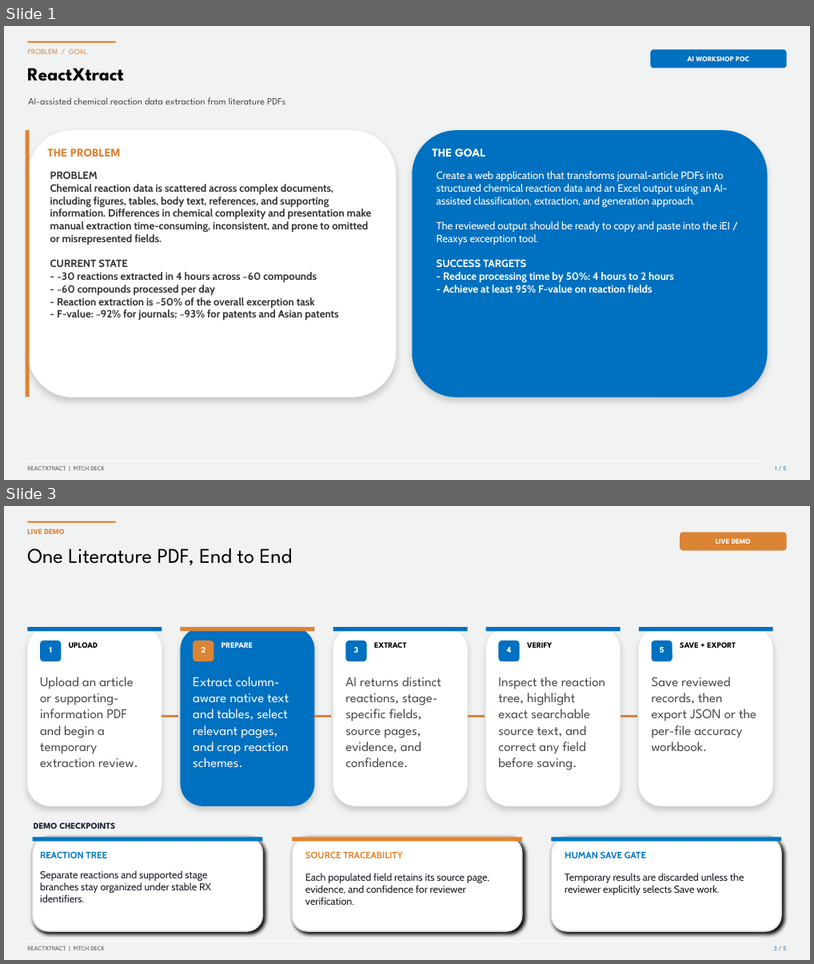
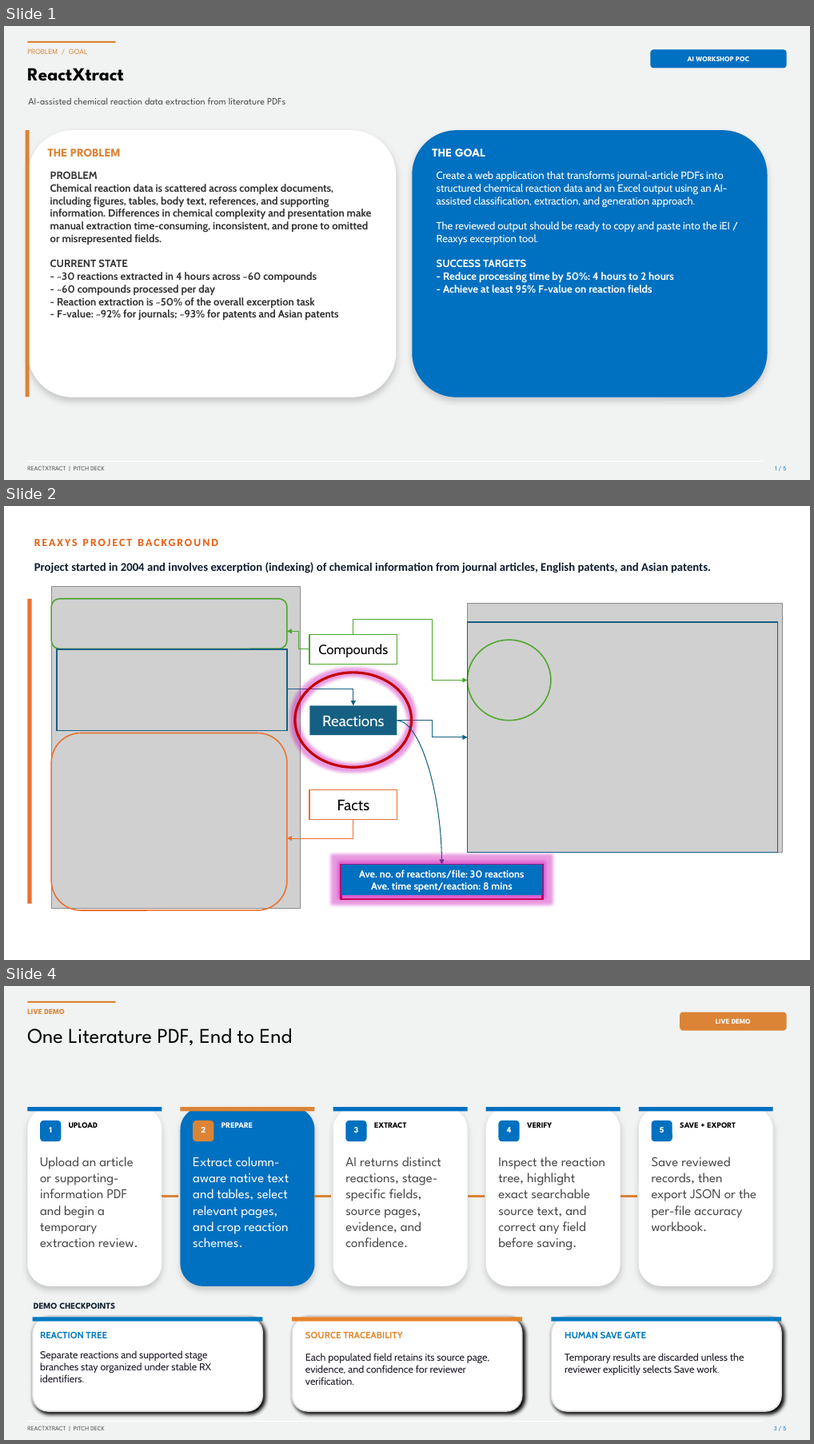
Before and after one commit to inno-mxrvs/ReactXtract, a slide deck: ReactXtract_Pitch_Deck.pptx. Shown one above the other, each under a label of ours: slides 1 and 3 before the commit, slides 1, 2 and 4 after it; the slides between them are not shown. The pictures are 814x964 and 814x1444 pixels, drawn with LibreOffice and Linux fonts; fonts in the diff are those of the drawing; grey boxes stand for pictures. Boxes give left, top, right and bottom in pixels: in the first picture for what was removed or moved away, otherwise in the second. Text is boxed around its words. In the diff, an @@ line names an element or a change of style, - is before the commit and + after.

```diff
--- a/ReactXtract_Pitch_Deck.pptx
+++ b/ReactXtract_Pitch_Deck.pptx
@@ slide 2 added at (4,506,810,960), background #FFFFFF @@
@@ text added at (34,562,69,573), 13 pt, text #EA580C, bold @@
+REAXYS PROJECT BACKGROUND
@@ text added at (71,562,711,573), 14 pt, text #0F1B2D, bold @@
+Project started in 2004 and involves excerption (indexing) of chemical information from journal articles, English patents, and Asian patents.
@@ rectangle added at (27,599,32,904), fill #E97132 @@
@@ picture added at (51,587,301,908) @@
@@ rounded rectangle added at (51,599,287,648), outline #4EA72E 1.5 pt @@
@@ elbow arrow added from (354, 634) to (468, 680), #4EA72E 1 pt @@
@@ picture added at (468,604,783,852) @@
@@ rectangle added at (468,622,778,852), outline #156082 1.5 pt @@
@@ rectangle added at (57,649,287,731), outline #156082 1.5 pt @@
@@ elbow arrow added from (310, 649) to (287, 632), #4EA72E 1 pt @@
@@ rectangle added at (310,634,398,664), fill #FFFFFF, outline #4EA72E 1.5 pt, 16 pt, text #000000 @@
+Compounds
@@ ellipse added at (468,640,551,720), outline #4EA72E 1.5 pt @@
@@ ellipse added at (295,672,412,768), outline #C00000 3 pt @@
@@ elbow arrow added from (287, 688) to (354, 706), #156082 1 pt @@
@@ rectangle added at (310,706,398,736), fill #156082, 18 pt, text #FFFFFF @@
+Reactions
@@ elbow arrow added from (398, 720) to (468, 737), #156082 1 pt @@
@@ curved arrow added from (398, 720) to (442, 864), #156082 1 pt @@
@@ rounded rectangle added at (51,733,287,910), outline #E97132 1.5 pt @@
@@ rectangle added at (310,790,398,820), fill #FFFFFF, outline #E97132 1.5 pt, 18 pt, text #000000 @@
+Facts
@@ elbow arrow added from (354, 820) to (287, 838), #E97132 1 pt @@
@@ rectangle added at (342,864,543,899), outline #C00000 2.25 pt @@
@@ rectangle added at (342,864,543,894), fill #0070C0, 12 pt, text #FFFFFF, bold @@
+Ave. no. of reactions/file: 30 reactions
+Ave. time spent/reaction: 8 mins
@@ what was slide 3 is now slide 4 @@
```
Also in this commit, not shown: 3 slides changed, 1 other file.
